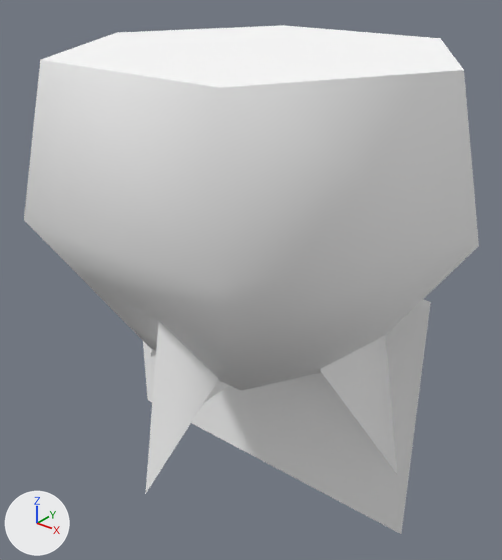
The glTF model public/3d/item/model__item__shop.ofs_418_0/0418hana_r_love_.gltf: old version first, new version second.
Before and after are seen from a camera (50 mm lens) standing at (0.71, -0.912, 0.736) and looking at (-0.013, -0.008, 0.176). The lights are fixed; the arrows at lower left show +X, +Y and +Z. The older version comes first.

Script lines for the objects in view, before the commit:
```python
mat_hana_love_b = principled_material('hana_love_b')
mat_hana_love_b.base_color = (1.0, 1.0, 1.0)  # white #ffffff
mat_hana_love_b.roughness = 1.0
mat_hati_h = principled_material('hati_h')
mat_hati_h.base_color = (1.0, 1.0, 1.0)  # white #ffffff
mat_hati_h.roughness = 1.0
me_0418hana_r_love = bpy.data.meshes.new('0418hana_r_love_')
me_0418hana_r_love.from_pydata(...)  # 52 vertices, 54 faces; spans x -0.394..0.394, y -0.341..0.341, z -0.241..0.586
# faces by material slot: [44, 10]
me_0418hana_r_love.materials.append(mat_hati_h)  # white #ffffff
me_0418hana_r_love.materials.append(mat_hana_love_b)  # white #ffffff
ob_0418hana_r_love = bpy.data.objects.new('0418hana_r_love_', me_0418hana_r_love)
ob_0418hana_r_love.location = (0.0, 0.0, 0.0)
```
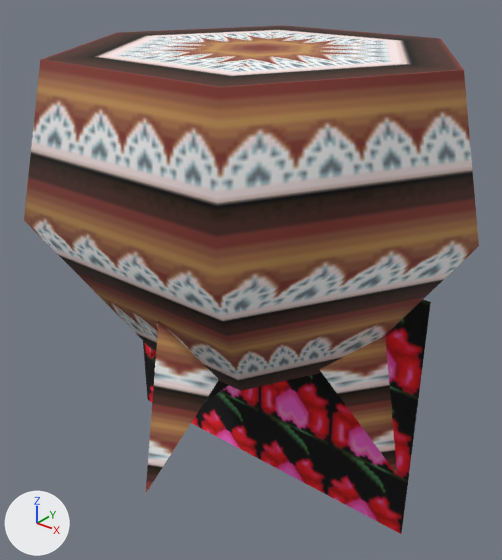
Location of each change, [x1, y1, x2, y2] in pixels of the pictures (502 x 560 px):
'0418hana_r_love_', surface changed (darker)
    both: [24, 25, 479, 534]

What changed in the scene script:
```text
Add img_hana_love_b:
    img_hana_love_b = load_image('hana_love_b', '_unpacked/hana_love_b', 32, 32, 'sRGB')
Add img_hana_r_hati_h:
    img_hana_r_hati_h = load_image('hana_r_hati_h', '_unpacked/hana_r_hati_h', 32, 32, 'sRGB')
Change mat_hati_h:
    remove mat_hati_h.base_color = (1.0, 1.0, 1.0)  # white #ffffff
    add mat_hati_h.texture = img_hana_r_hati_h
Change mat_hana_love_b:
    remove mat_hana_love_b.base_color = (1.0, 1.0, 1.0)  # white #ffffff
    add mat_hana_love_b.texture = img_hana_love_b
```
